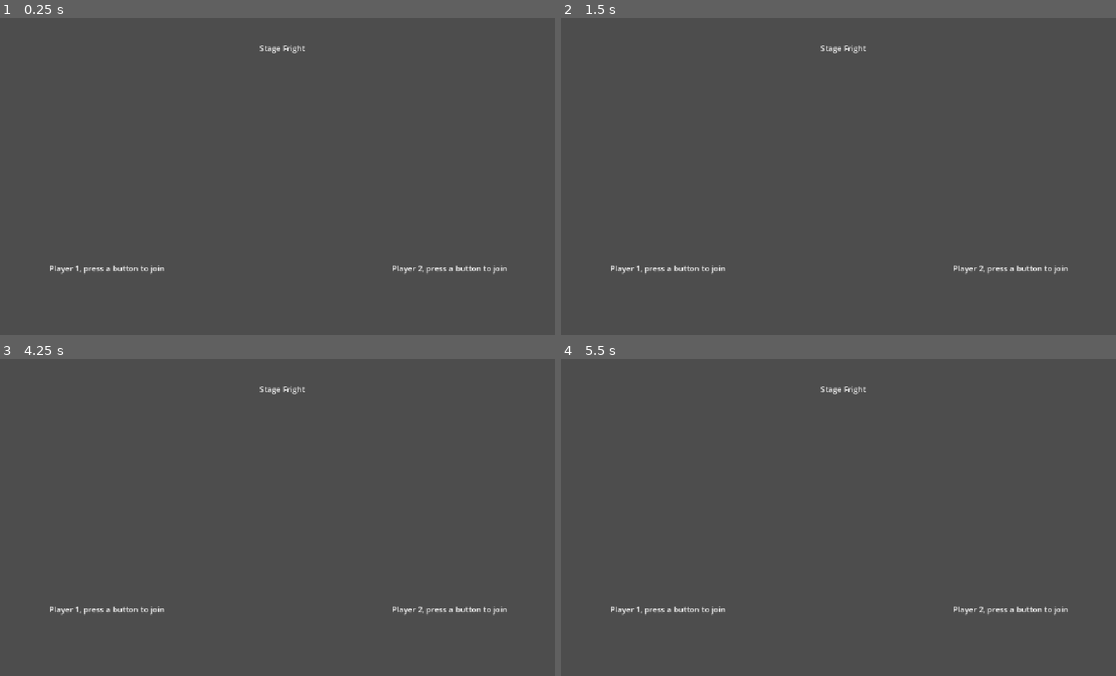
Above: before the commit, frames 1-4 (two rows, left to right).
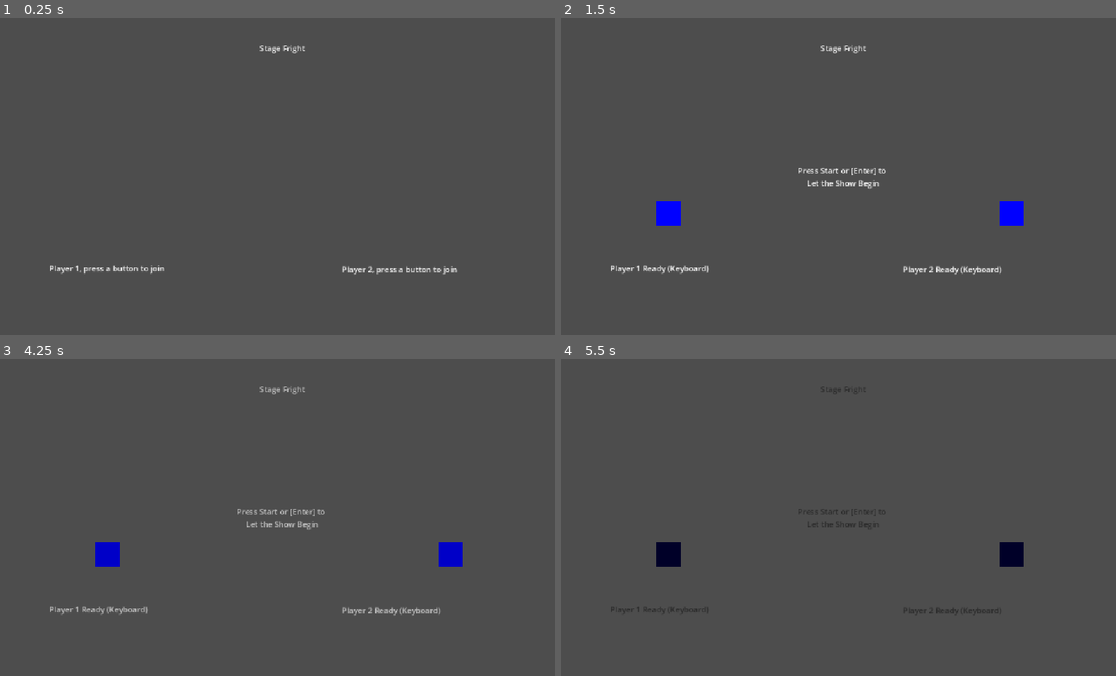
Above: after the commit, the same moments.

Repository: GomaGames/GGJ-2026
Game: Godot game, scene res://scenes/TitleScreen.tscn
Same seed, same stepped clock (60 frames per second), same inputs: the game is played once before the commit and once after it.
Inputs:
- Up to frame 1 (0.25 s): no input
- Up to frame 2 (1.5 s): tap A (player_1_a, bound only after the commit) at 0.5 s; hold Right 0.53-1.28 s; hold A (player_1_a, bound only after the commit) 0.53-1.28 s; tap Space at 0.77, 1.07 s; tap D (player_1_d, bound only after the commit) at 0.8, 1.35 s; hold Down from 1.28 s (still down)
- Up to frame 3 (4.25 s): tap Space at 1.52, 1.82, 3.02, 3.32, 3.77, 4.07 s; tap S (player_1_s, bound only after the commit) at 1.55 s; tap A (player_1_a, bound only after the commit) at 2, 2.75, 3.5 s; release Down at 2.03 s; hold Right 2.03-2.78 s; hold S (player_1_s, bound only after the commit) 2.03-2.78 s; tap W (player_1_w, bound only after the commit) at 2.3, 2.85 s; hold Up 2.78-3.53 s; tap Backspace at 3.05 s; hold Left from 3.53 s (still down); hold Backspace from 3.53 s (still down); tap Enter at 3.8 s
- Up to frame 4 (5.5 s): tap A (player_1_a, bound only after the commit) at 4.25 s; release Backspace at 4.28 s; tap Enter at 4.35 s; tap Space at 4.52, 4.82 s; tap Keypad Enter at 4.55, 5.1 s; release Left at 5.03 s; hold Down from 5.03 s (still down); hold Space from 5.03 s (still down)

The runs differ from the first frame. In frame 1, 0.3% of the frame differs, in the area x 61-92%, y 78-82%; in frame 2, 1.5%; in frame 3, 1.5%, in the area x 9-92%, y 8-81%; in frame 4, 1.3%.

Commit message:
:sparkles: :bulb: keyboard input
Players can use keyboard or gamepad or a mix

Diff:
--- a/project.godot
+++ b/project.godot
@@ -24,6 +24,29 @@
 window/size/mode=2
 window/stretch/mode="canvas_items"
 
+[input]
+
+player_1_w={
+"deadzone": 0.2,
+"events": [Object(InputEventKey,"resource_local_to_scene":false,"resource_name":"","device":0,"window_id":0,"alt_pressed":false,"shift_pressed":false,"ctrl_pressed":false,"meta_pressed":false,"pressed":false,"keycode":0,"physical_keycode":87,"key_label":0,"unicode":0,"location":0,"echo":false,"script":null)
+]
+}
+player_1_a={
+"deadzone": 0.2,
+"events": [Object(InputEventKey,"resource_local_to_scene":false,"resource_name":"","device":0,"window_id":0,"alt_pressed":false,"shift_pressed":false,"ctrl_pressed":false,"meta_pressed":false,"pressed":false,"keycode":0,"physical_keycode":65,"key_label":0,"unicode":0,"location":0,"echo":false,"script":null)
+]
+}
+player_1_s={
+"deadzone": 0.2,
+"events": [Object(InputEventKey,"resource_local_to_scene":false,"resource_name":"","device":0,"window_id":0,"alt_pressed":false,"shift_pressed":false,"ctrl_pressed":false,"meta_pressed":false,"pressed":false,"keycode":0,"physical_keycode":83,"key_label":0,"unicode":0,"location":0,"echo":false,"script":null)
+]
+}
+player_1_d={
+"deadzone": 0.2,
+"events": [Object(InputEventKey,"resource_local_to_scene":false,"resource_name":"","device":0,"window_id":0,"alt_pressed":false,"shift_pressed":false,"ctrl_pressed":false,"meta_pressed":false,"pressed":false,"keycode":0,"physical_keycode":68,"key_label":0,"unicode":0,"location":0,"echo":false,"script":null)
+]
+}
+
 [physics]
 
 3d/physics_engine="Jolt Physics"
--- a/scenes/TitleScreen.tscn
+++ b/scenes/TitleScreen.tscn
@@ -18,14 +18,14 @@
 offset_top = 500.0
 offset_right = 340.0
 offset_bottom = 526.0
-text = "Player 1, press a button to join"
+text = "Player 1, press button 1 or [Space] to join"
 
 [node name="LabelP2" type="Label" parent="." unique_id=87664186]
-offset_left = 800.0
-offset_top = 500.0
-offset_right = 1040.0
-offset_bottom = 526.0
-text = "Player 2, press a button to join"
+offset_left = 698.0
+offset_top = 502.0
+offset_right = 1050.0
+offset_bottom = 528.0
+text = "Player 2, press button 1 or [Backspace] to join"
 
 [node name="LabelStart" type="Label" parent="." unique_id=1762046767]
 visible = false
@@ -33,7 +33,8 @@
 offset_top = 300.0
 offset_right = 726.0
 offset_bottom = 326.0
-text = "Press Start to Let the Show Begin"
+text = "Press Start or [Enter] to
+Let the Show Begin"
 horizontal_alignment = 1
 
 [node name="Actor 1" type="Node2D" parent="." unique_id=1235670398]
--- a/scripts/Player.gd
+++ b/scripts/Player.gd
@@ -8,49 +8,73 @@
 var _interact_cooldown = false
 
 func _physics_process(delta):
-	var device = -1
-	if player_id == 1:
-		device = GameManager.p1_device
-	elif player_id == 2:
-		device = GameManager.p2_device
+  var device = -1
+  if player_id == 1:
+    device = GameManager.p1_device
+  elif player_id == 2:
+    device = GameManager.p2_device
 
-	if device == -1:
-		return # Player not assigned
+  if device == -1:
+    return # Player not assigned
 
-	# Check for interaction (Button 0/A/Cross or Space)
-	if Input.is_joy_button_pressed(device, JOY_BUTTON_A) or Input.is_key_pressed(KEY_SPACE):
-		if not _interact_cooldown:
-			interact_pressed.emit()
-			_interact_cooldown = true
-			# Simple cooldown to prevent double-triggering
-			get_tree().create_timer(0.2).timeout.connect(func(): _interact_cooldown = false)
+  # Check for interaction (Button 0/A/Cross or Space)
+  var interact = false
+  if device == -2:
+    # Keyboard
+    if player_id == 1:
+      interact = Input.is_key_pressed(KEY_SPACE)
+    elif player_id == 2:
+      interact = Input.is_key_pressed(KEY_BACKSPACE)
+  else:
+    # Gamepad
+    interact = Input.is_joy_button_pressed(device, JOY_BUTTON_A)
 
-	if not can_move:
-		return
+  if interact:
+    if not _interact_cooldown:
+      interact_pressed.emit()
+      _interact_cooldown = true
+      # Simple cooldown to prevent double-triggering
+      get_tree().create_timer(0.2).timeout.connect(func(): _interact_cooldown = false)
 
-	var direction = Vector2.ZERO
+  if not can_move:
+    return
 
-	# Joystick input
-	var x = Input.get_joy_axis(device, JOY_AXIS_LEFT_X)
-	var y = Input.get_joy_axis(device, JOY_AXIS_LEFT_Y)
+  var direction = Vector2.ZERO
 
-	# Deadzone
-	if abs(x) < 0.2: x = 0
-	if abs(y) < 0.2: y = 0
+  if device == -2:
+    # Keyboard Movement
+    if player_id == 1:
+      if Input.is_action_pressed("player_1_a"): direction.x -= 1
+      if Input.is_action_pressed("player_1_d"): direction.x += 1
+      if Input.is_action_pressed("player_1_w"): direction.y -= 1
+      if Input.is_action_pressed("player_1_s"): direction.y += 1
+    elif player_id == 2:
+      if Input.is_key_pressed(KEY_LEFT): direction.x -= 1
+      if Input.is_key_pressed(KEY_RIGHT): direction.x += 1
+      if Input.is_key_pressed(KEY_UP): direction.y -= 1
+      if Input.is_key_pressed(KEY_DOWN): direction.y += 1
+  else:
+    # Joystick input
+    var x = Input.get_joy_axis(device, JOY_AXIS_LEFT_X)
+    var y = Input.get_joy_axis(device, JOY_AXIS_LEFT_Y)
 
-	direction = Vector2(x, y)
+    # Deadzone
+    if abs(x) < 0.2: x = 0
+    if abs(y) < 0.2: y = 0
 
-	# D-pad input override (optional, but good for digital control)
-	if Input.is_joy_button_pressed(device, JOY_BUTTON_DPAD_UP): direction.y = -1
-	if Input.is_joy_button_pressed(device, JOY_BUTTON_DPAD_DOWN): direction.y = 1
-	if Input.is_joy_button_pressed(device, JOY_BUTTON_DPAD_LEFT): direction.x = -1
-	if Input.is_joy_button_pressed(device, JOY_BUTTON_DPAD_RIGHT): direction.x = 1
+    direction = Vector2(x, y)
 
-	if direction.length() > 1.0:
-		direction = direction.normalized()
-	elif direction.length() > 0:
-		# Keep magnitude if less than 1 (for analog control)
-		pass
+    # D-pad input override (optional, but good for digital control)
+    if Input.is_joy_button_pressed(device, JOY_BUTTON_DPAD_UP): direction.y = -1
+    if Input.is_joy_button_pressed(device, JOY_BUTTON_DPAD_DOWN): direction.y = 1
+    if Input.is_joy_button_pressed(device, JOY_BUTTON_DPAD_LEFT): direction.x = -1
+    if Input.is_joy_button_pressed(device, JOY_BUTTON_DPAD_RIGHT): direction.x = 1
 
-	velocity = direction * speed
-	move_and_slide()
+  if direction.length() > 1.0:
+    direction = direction.normalized()
+  elif direction.length() > 0:
+    # Keep magnitude if less than 1 (for analog control)
+    pass
+
+  velocity = direction * speed
+  move_and_slide()
--- a/scripts/TitleScreen.gd
+++ b/scripts/TitleScreen.gd
@@ -20,6 +20,36 @@
 func _input(event):
 	if game_starting:
 		return
+
+	# Keyboard Input
+	if event is InputEventKey and event.pressed:
+		var joined_this_frame = false
+
+		# Player 1 Join Keys: WASD + Space
+		if event.keycode in [KEY_W, KEY_A, KEY_S, KEY_D, KEY_SPACE]:
+			if p1_device == -1:
+				p1_device = -2
+				GameManager.p1_device = p1_device
+				label_p1.text = "Player 1 Ready (Keyboard)"
+				actor1.visible = true
+				joined_this_frame = true
+
+		# Player 2 Join Keys: Arrows + Backspace
+		if event.keycode in [KEY_UP, KEY_DOWN, KEY_LEFT, KEY_RIGHT, KEY_BACKSPACE]:
+			if p2_device == -1:
+				p2_device = -2
+				GameManager.p2_device = p2_device
+				label_p2.text = "Player 2 Ready (Keyboard)"
+				actor2.visible = true
+				label_start.visible = true
+				joined_this_frame = true
+
+		# Start Game (Enter)
+		if event.keycode == KEY_ENTER or event.keycode == KEY_KP_ENTER:
+			if not joined_this_frame and label_start.visible:
+				# Allow start if at least one keyboard player is present, or just generally allow it
+				# If label_start is visible, it means we are ready.
+				start_game()
 
 	if event is InputEventJoypadButton and event.pressed:
 		var joined_this_frame = false
